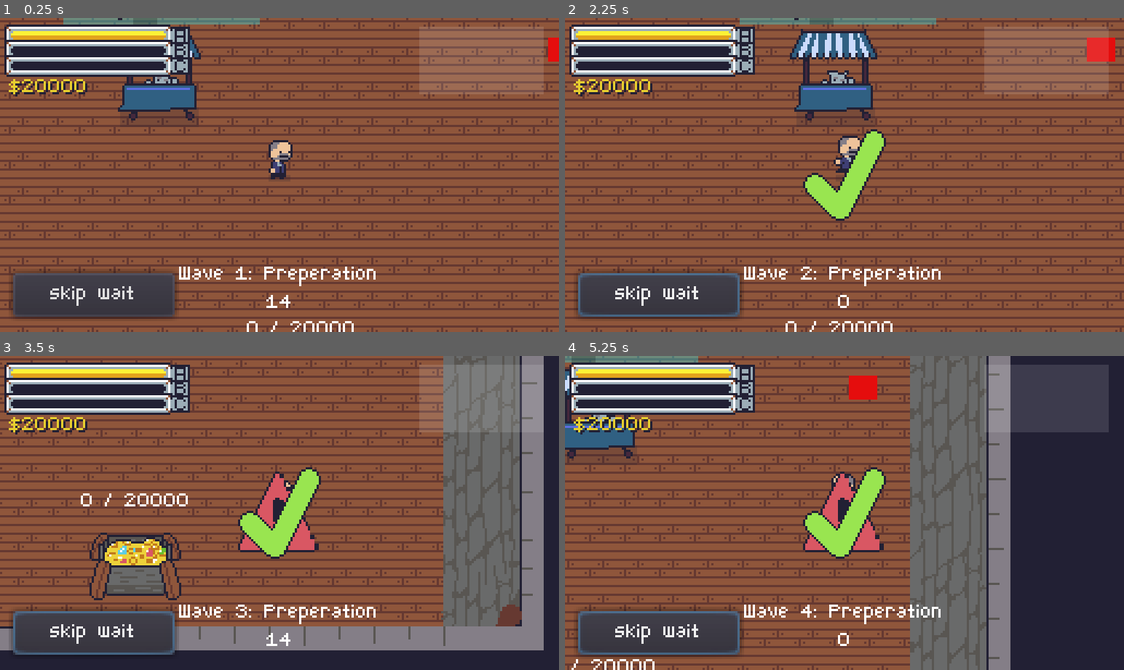
Above: before the commit, frames 1-4 (two rows, left to right).
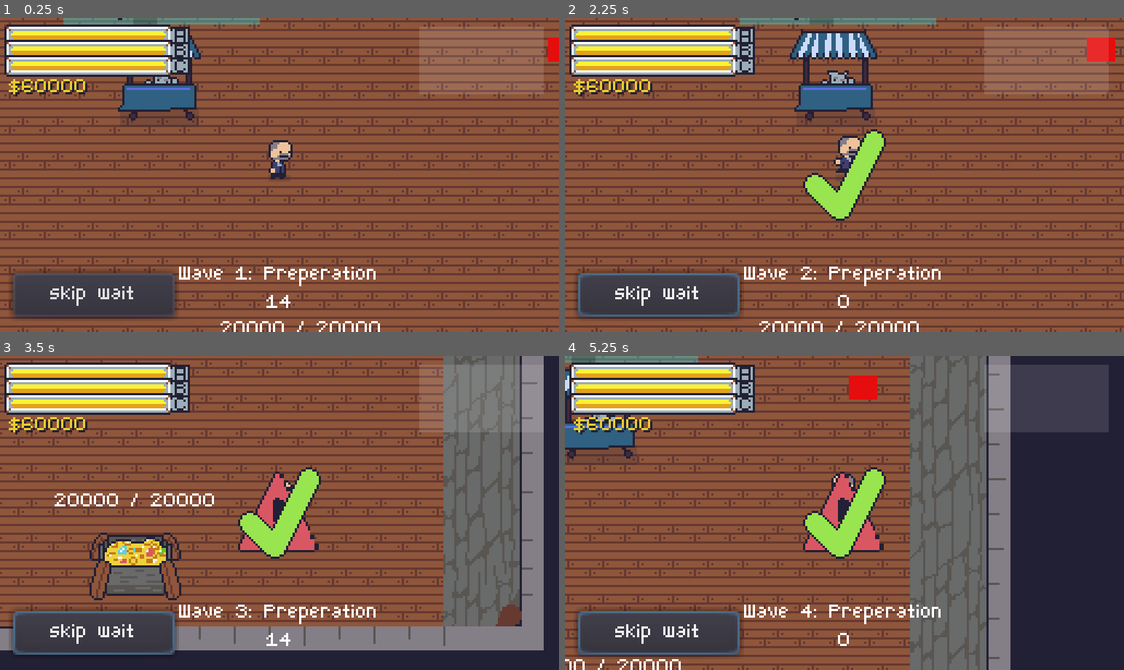
Above: after the commit, the same moments.

Repository: jiink/treasury-trouble
Game: Godot game, scene res://treasury.tscn
Two runs of this game, one before a commit and one after it. Both use one fixed random seed, a clock stepped at 60 frames per second and the inputs below.
Inputs (mouse positions are in pixels of both pictures, inside the frame that each line leads up to):
- Up to frame 1 (0.25 s): no input
- Up to frame 2 (2.25 s): click "skip wait" at 0.5 s; click "skip wait" at 1.25 s; move the mouse to (967, 159) at 2.02 s; hold D (right) from 2.03 s (still down); tap Space (a) at 2.1 s
- Up to frame 3 (3.5 s): move the mouse to (167, 528) at 2.77 s; release D (right) at 2.78 s; hold S (down) from 2.78 s (still down); tap Space (a) at 2.85 s
- Up to frame 4 (5.25 s): move the mouse to (900, 443) at 3.52 s; release S (down) at 3.53 s; hold D (right) 3.53-4.28 s; click (900, 443) at 3.6 s; tap Space (a) at 3.8, 4.35, 5.1 s; move the mouse to (816, 575) at 4.27 s; hold W (up) 4.28-5.03 s; move the mouse to (1012, 560) at 5.02 s; hold A (left) from 5.03 s (still down)

The runs differ from the first frame. In frame 1, 1.8% of the frame differs, in the area x 1-68%, y 9-100%; in frame 2, 1.8%; in frame 3, 1.9%, in the area x 1-39%, y 9-48%; in frame 4, 1.8%.

Commit message:
stop spawntimer when wave ends

Diff:
--- a/battle_manager.gd
+++ b/battle_manager.gd
@@ -60,6 +60,7 @@
 		$spawn_timer.start(0.1)
 
 	elif state == IN_PROGRESS:
+		$spawn_timer.stop()
 		state = WAIT_FOR_PLAYER
 
 func do_prep_time():
--- a/foes/thief.gd
+++ b/foes/thief.gd
@@ -53,7 +53,8 @@
 			state = CHASING
 		move_and_slide(knockbackdir * knockbackspeed)
 
-	# leave the following out if you want the thiefs to look in a pot to see if it's empty
+	# leave the following out if you want the thiefs
+	# to look in a pot to see if it's empty
 
 	if target.money <= 0:
 		target = find_goldpot()
--- a/treasury.tscn
+++ b/treasury.tscn
@@ -168,14 +168,12 @@
 
 [node name="goldpot" parent="sort" instance=ExtResource( 7 )]
 position = Vector2( 110, -169 )
-money = 0
 
 [node name="goldpot2" parent="sort" instance=ExtResource( 7 )]
 position = Vector2( -104, -166 )
 
 [node name="goldpot3" parent="sort" instance=ExtResource( 7 )]
 position = Vector2( 3, 137 )
-money = 0
 
 [node name="foes" type="YSort" parent="sort"]
 
